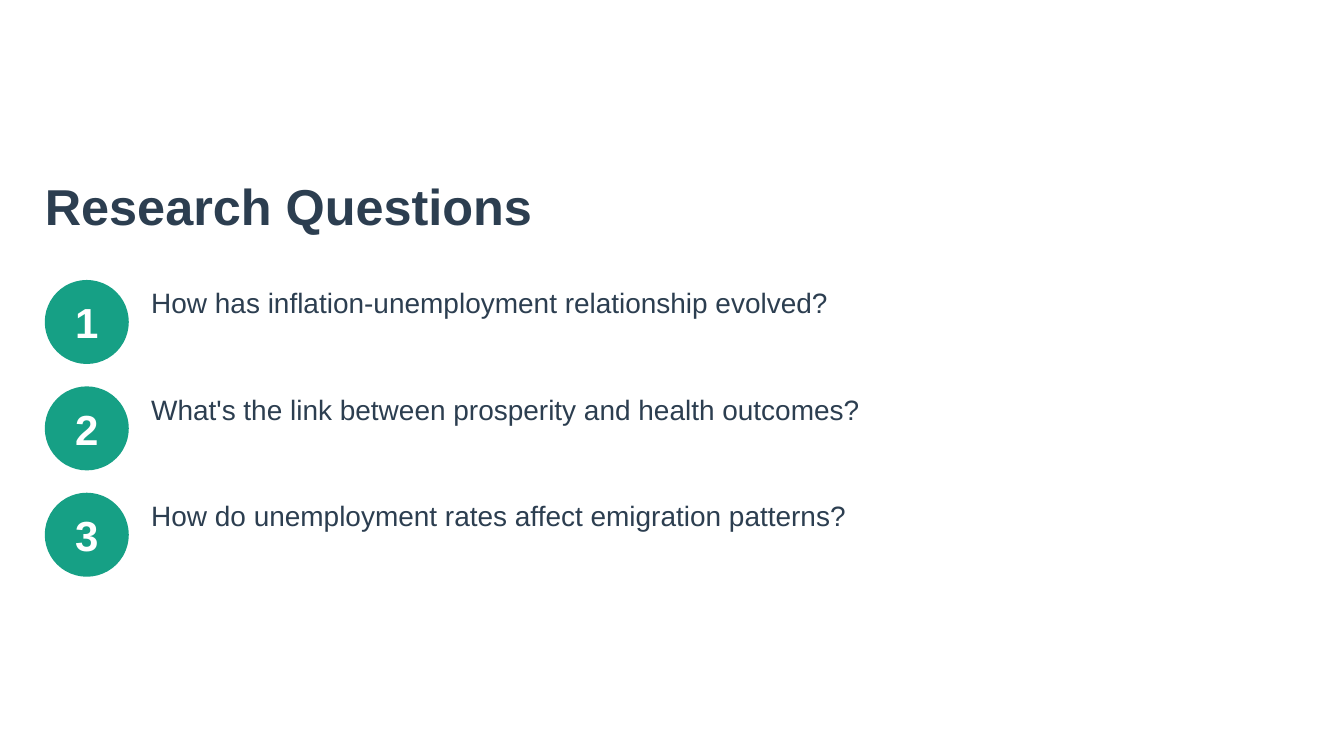
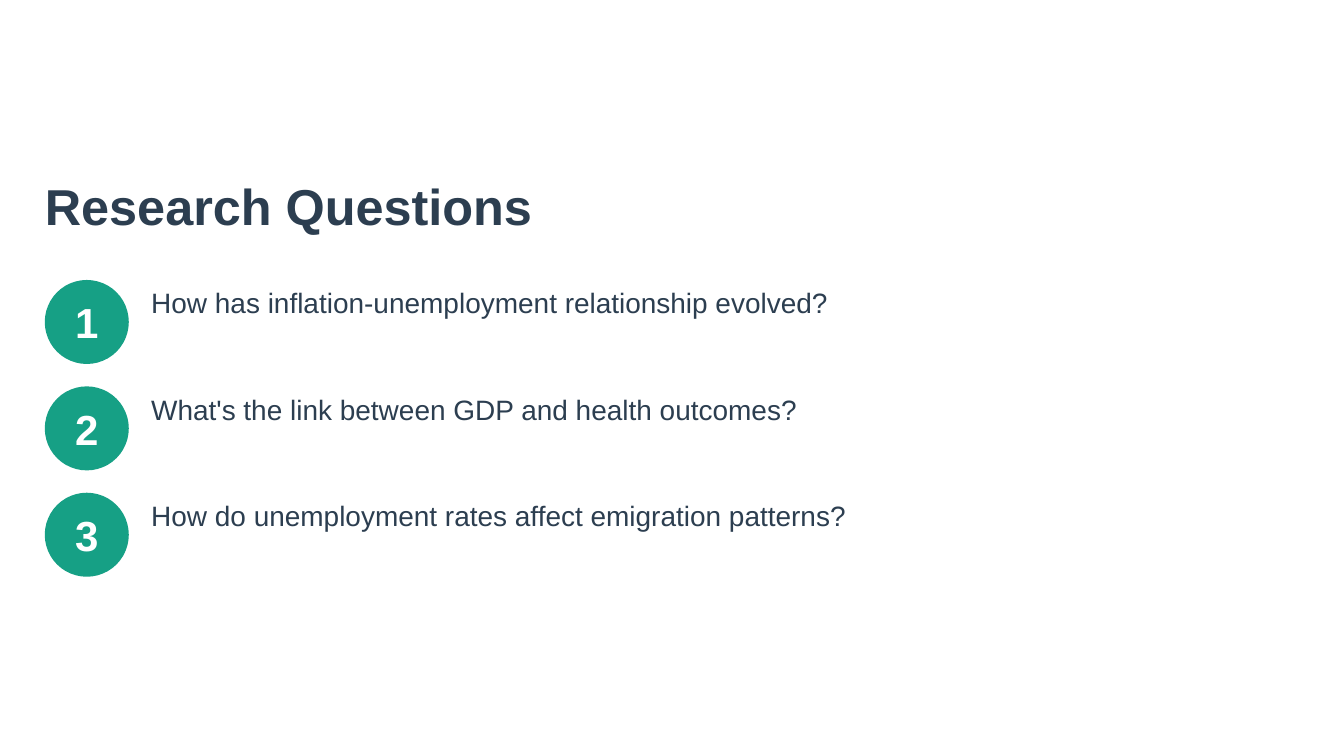
Before and after one commit to SexomQ/ExploratoryDataAnalysis, a slide deck: slide 3 of Reports & Presentations/Luxembourg_Development_EDA_Presentation.pptx. Drawn at 1344x756 pixels with LibreOffice and Linux fonts; fonts in the diff are those of the drawing. Boxes give left, top, right and bottom in pixels: in the first picture for what was removed or moved away, otherwise in the second. Text is boxed around its words. In the diff, an @@ line names an element or a change of style, - is before the commit and + after.

```diff
--- a/Reports & Presentations/Luxembourg_Development_EDA_Presentation.pptx
+++ b/Reports & Presentations/Luxembourg_Development_EDA_Presentation.pptx
@@ text at (x1=151, y1=399, x2=797, y2=421): text changed @@
-What's the link between prosperity and health outcomes?
+What's the link between GDP and health outcomes?
```
Also in this commit, not shown: 5 other slides changed, 2 other files.
